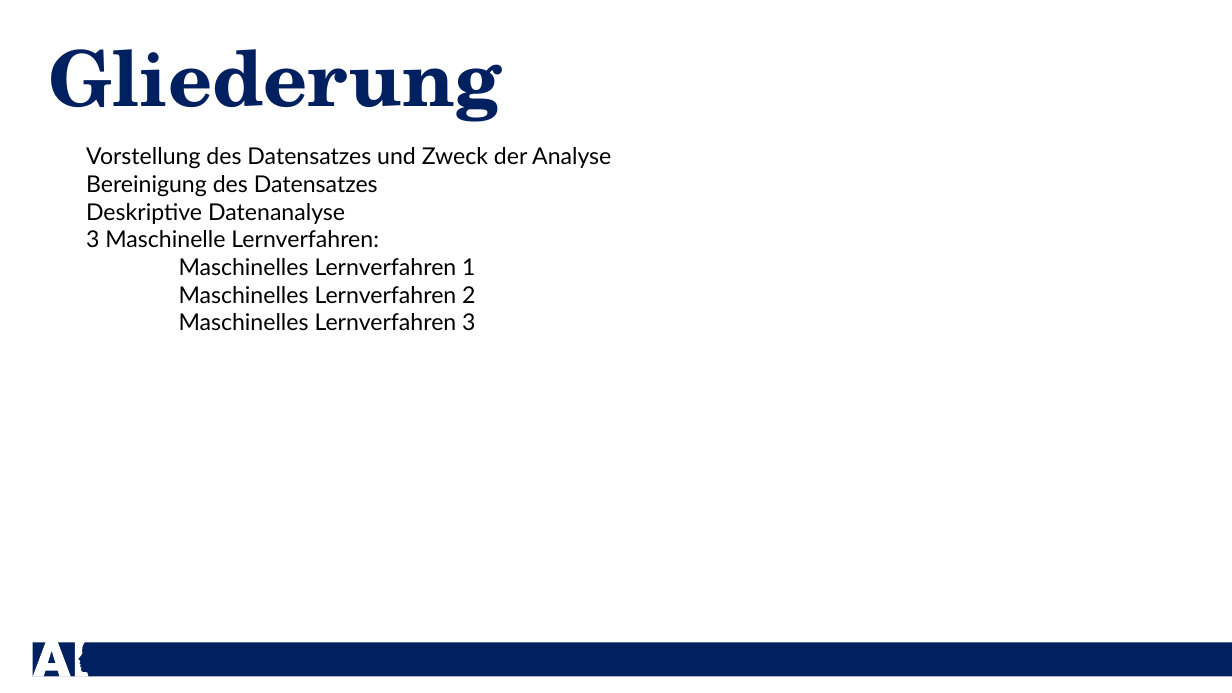
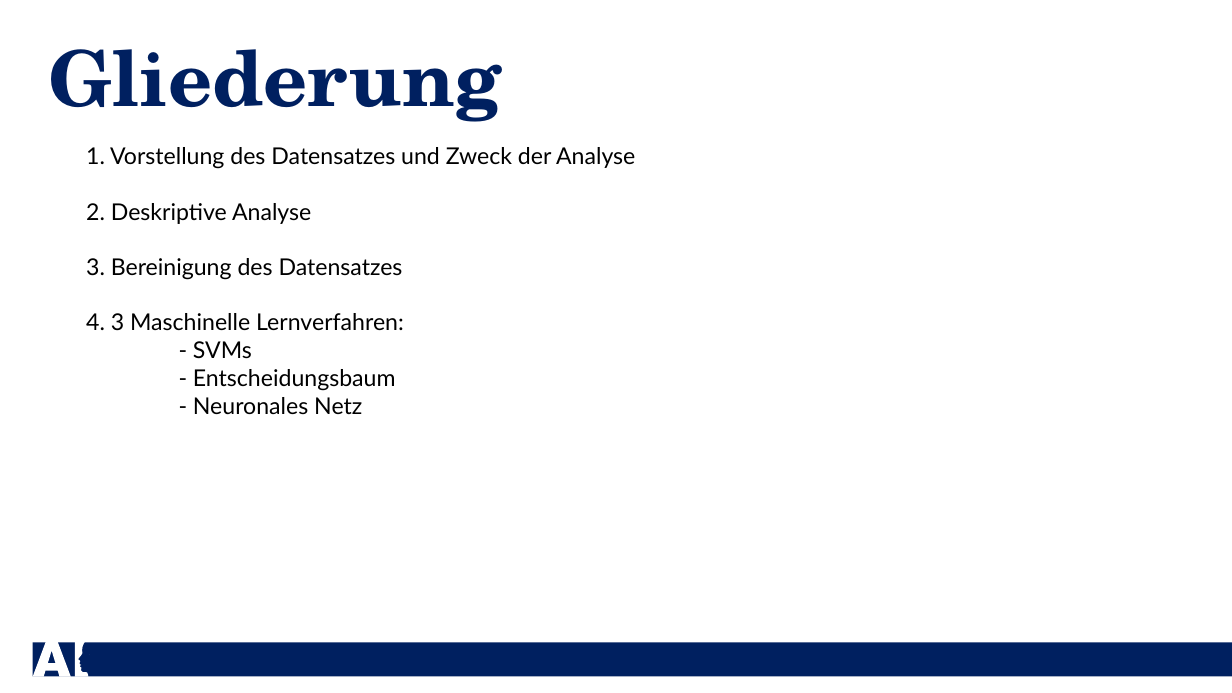
Before and after one commit to Dewin154/Projekt_Machine_Learning, a slide deck: slide 2 of Präsentation_Vorlage.pptx. Drawn at 1232x693 pixels with LibreOffice and Linux fonts; fonts in the diff are those of the drawing. Boxes give left, top, right and bottom in pixels: in the first picture for what was removed or moved away, otherwise in the second. Text is boxed around its words. In the diff, an @@ line names an element or a change of style, - is before the commit and + after.

```diff
--- a/Präsentation_Vorlage.pptx
+++ b/Präsentation_Vorlage.pptx
@@ text at [86, 147, 635, 415]: text changed @@
-Vorstellung des Datensatzes und Zweck der Analyse
-Bereinigung des Datensatzes
-Deskriptive Datenanalyse
-3 Maschinelle Lernverfahren:
-Maschinelles Lernverfahren 1
-Maschinelles Lernverfahren 2
-Maschinelles Lernverfahren 3
+1. Vorstellung des Datensatzes und Zweck der Analyse
+2. Deskriptive Analyse
+3. Bereinigung des Datensatzes
+4. 3 Maschinelle Lernverfahren:
+- SVMs
+- Entscheidungsbaum
+- Neuronales Netz
```
Also in this commit, not shown: 2 other slides changed, 3 slides added, 4 slides removed, 4 other files.
